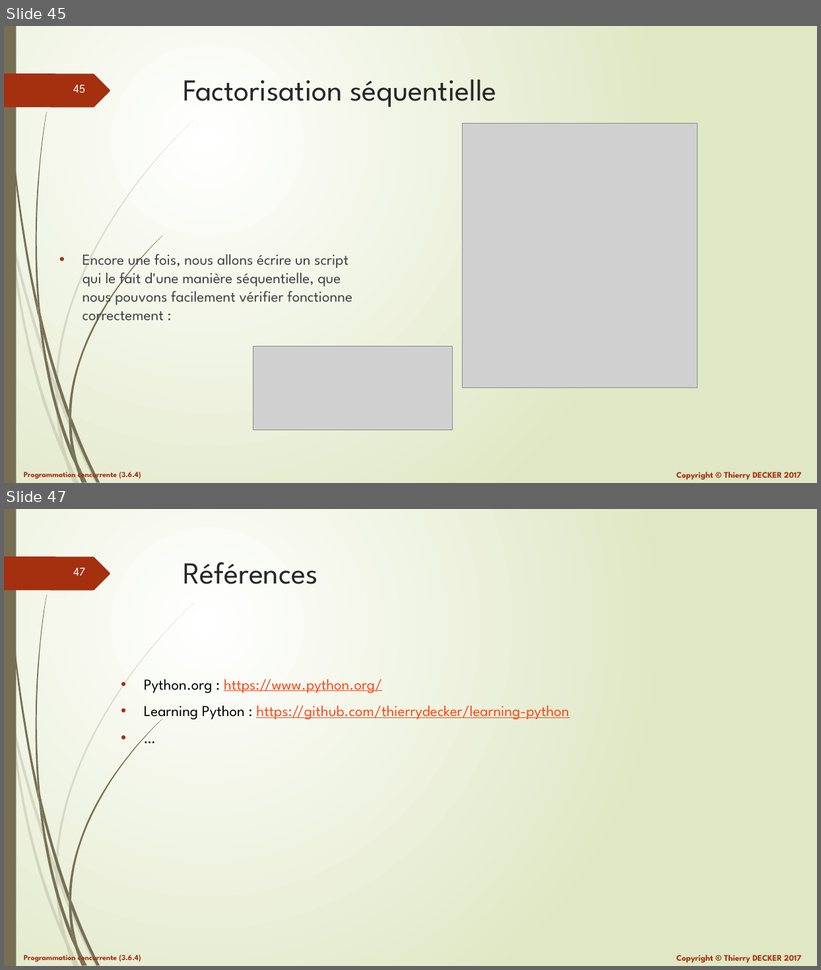
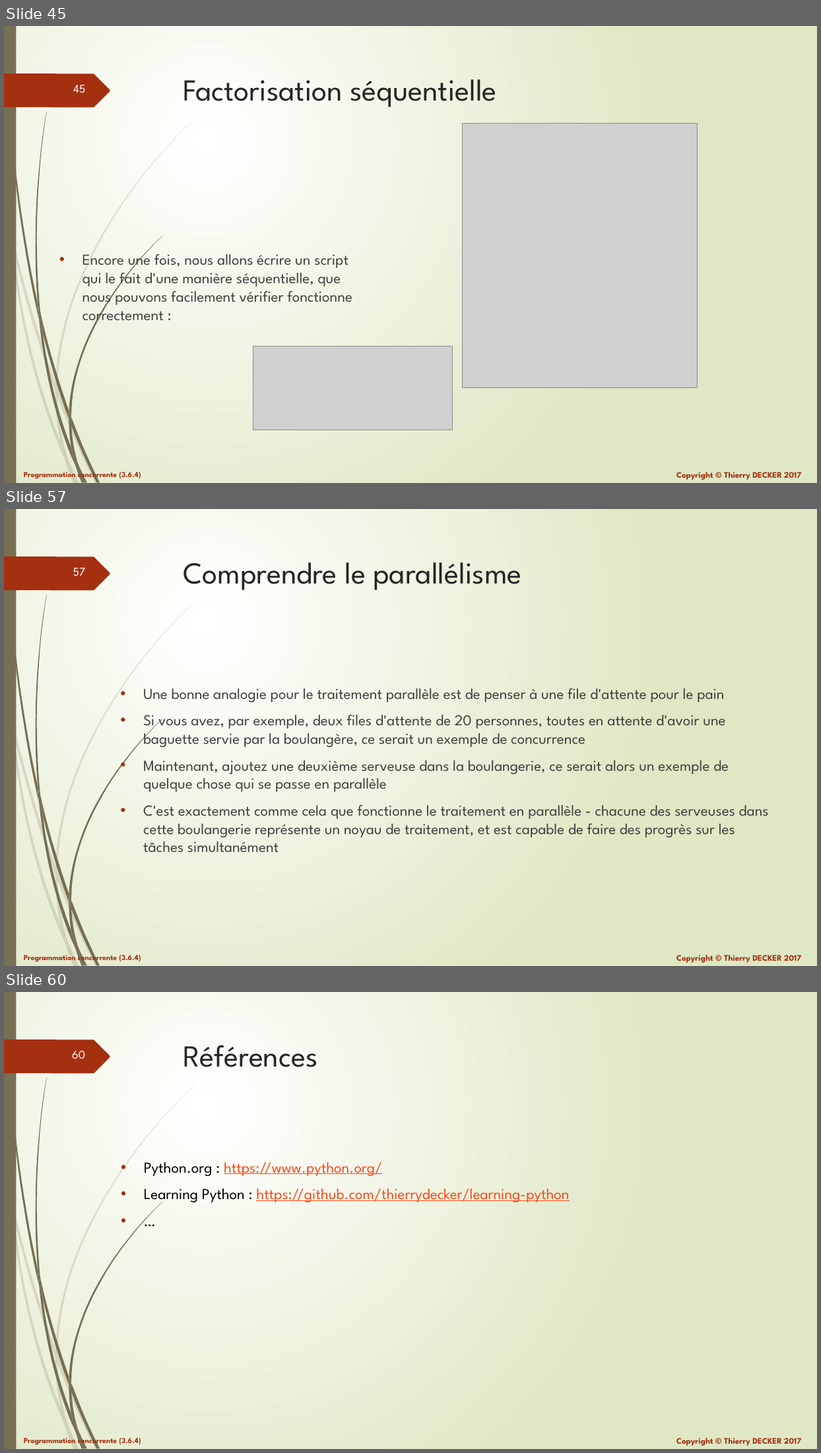
Before and after one commit to VikmanTheRacoon/learning-python, a slide deck: documentations/python-103.pptx. Shown one above the other, each under a label of ours: slides 45 and 47 before the commit, slides 45, 57 and 60 after it; the slides between them are not shown. The pictures are 821x970 and 821x1453 pixels, drawn with LibreOffice and Linux fonts; fonts in the diff are those of the drawing; grey boxes stand for pictures. Boxes give left, top, right and bottom in pixels: in the first picture for what was removed or moved away, otherwise in the second. Text is boxed around its words. In the diff, an @@ line names an element or a change of style, - is before the commit and + after.

```diff
--- a/documentations/python-103.pptx
+++ b/documentations/python-103.pptx
@@ slide 57 added at box(4, 509, 817, 966), background gradient #FFFFFF to #DFE8C4; not listed: 27 template elements that a slide beside it also shows @@
@@ title added at box(183, 562, 521, 590), 36 pt, text #262626 @@
+Comprendre le parallélisme
@@ text added at box(143, 689, 769, 853), 18 pt, text #404040 @@
+• Une bonne analogie pour le traitement parallèle est de penser à une file d'attente pour le pain
+• Si vous avez, par exemple, deux files d'attente de 20 personnes, toutes en attente d'avoir une baguette servie par la boulangère, ce serait un exemple de concurrence
+• Maintenant, ajoutez une deuxième serveuse dans la boulangerie, ce serait alors un exemple de quelque chose qui se passe en parallèle
+• C'est exactement comme cela que fonctionne le traitement en parallèle - chacune des serveuses dans cette boulangerie représente un noyau de traitement, et est capable de faire des progrès sur les tâches simultanément
@@ what was slide 47 is now slide 60 @@
@@ page number at box(72, 1051, 85, 1059): text changed @@
-47
+60
```
Also in this commit, not shown: 1 slide changed, 12 other slides added, 1 other file.
